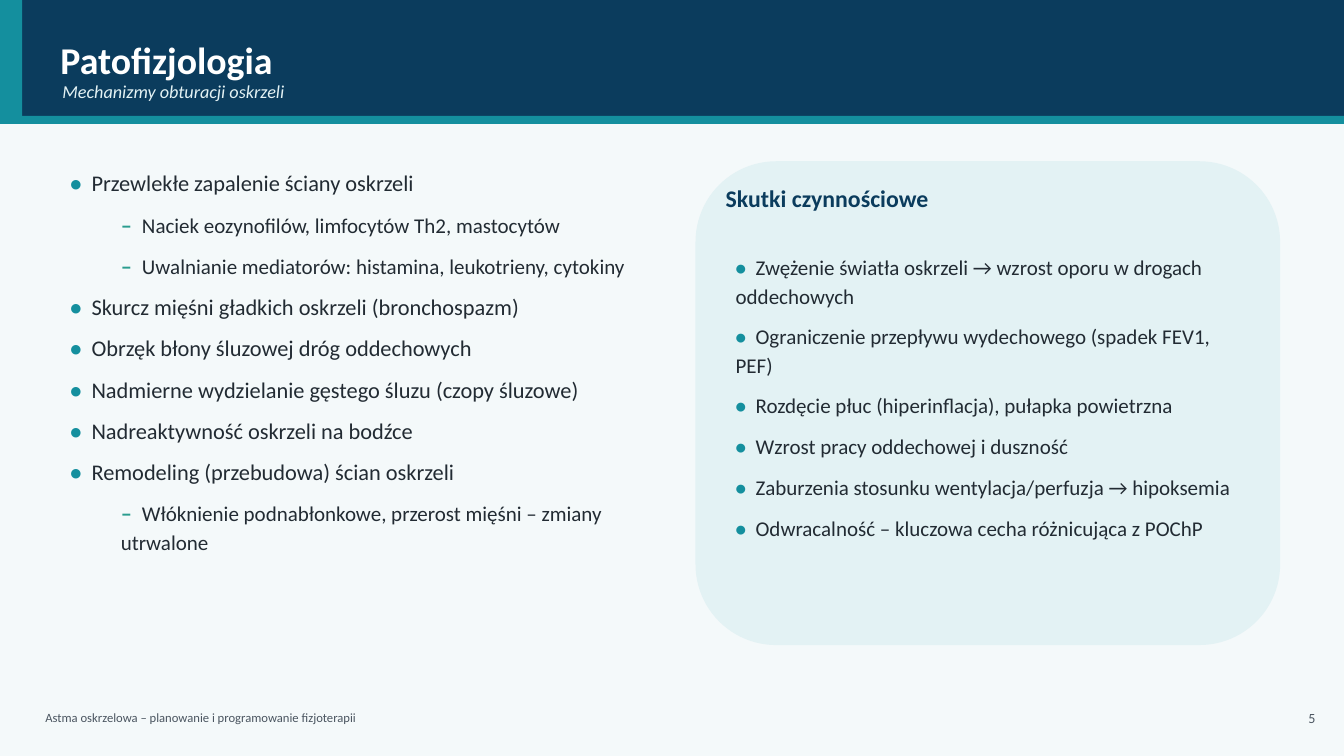
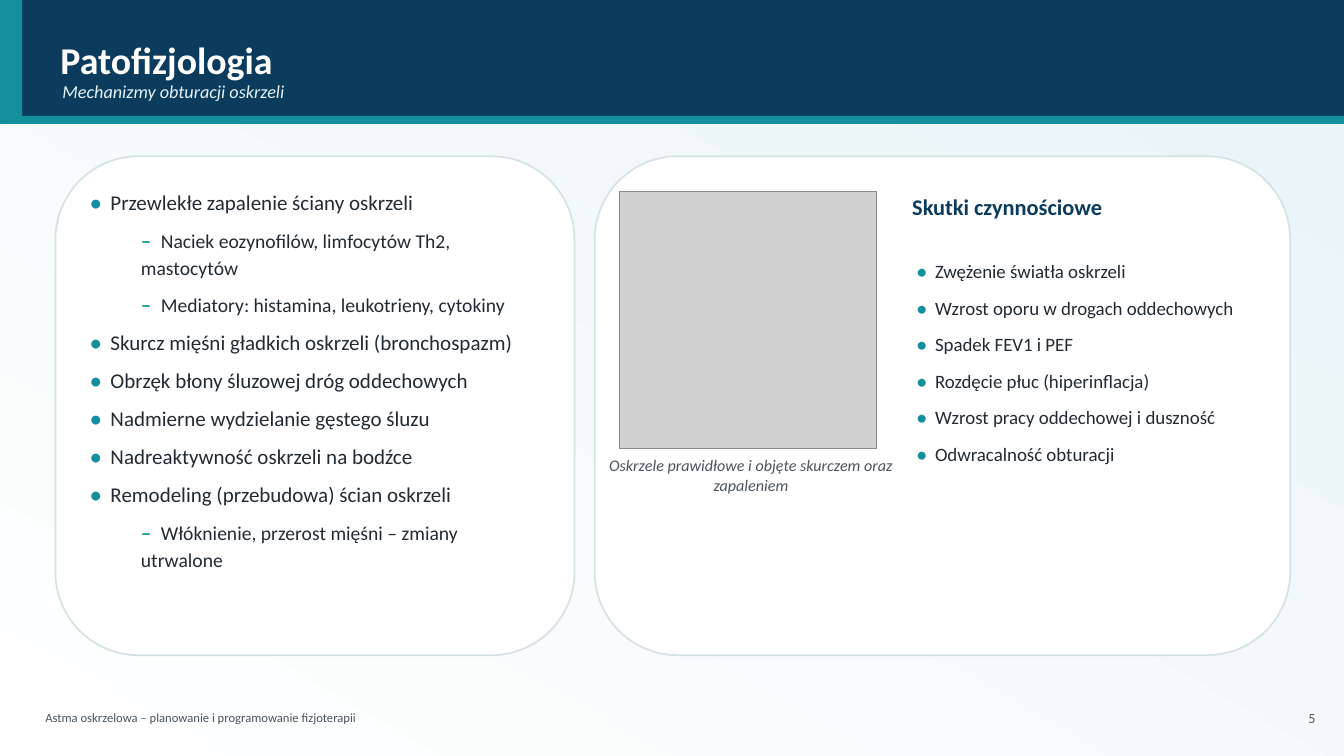
Before and after one commit to ernestkurdziel-max/eqwdfqae, a slide deck: slide 6 of Astma_oskrzelowa_fizjoterapia_prezentacja.pptx. Drawn at 1344x756 pixels with LibreOffice and Linux fonts; fonts in the diff are those of the drawing; grey boxes stand for pictures. Boxes give left, top, right and bottom in pixels: in the first picture for what was removed or moved away, otherwise in the second. Text is boxed around its words. In the diff, an @@ line names an element or a change of style, - is before the commit and + after.

```diff
--- a/Astma_oskrzelowa_fizjoterapia_prezentacja.pptx
+++ b/Astma_oskrzelowa_fizjoterapia_prezentacja.pptx
@@ background #F4F9FA to #FFFFFF @@
@@ rectangle added at bbox=[0, 0, 1344, 756], fill gradient #FFFFFF to #E8F4F6 @@
@@ rounded rectangle added at bbox=[55, 156, 575, 655], fill #FFFFFF, outline #D5E3E6 1.25 pt @@
@@ rounded rectangle: place and size @@
-rounded rectangle at bbox=[696, 161, 1280, 645]
+rounded rectangle at bbox=[595, 156, 1291, 655]
@@ rounded rectangle at bbox=[595, 156, 1291, 655]: fill #E3F2F4 to #FFFFFF; outline none to #D5E3E6 1.25 pt @@
@@ text "• Przewlekłe zapalenie ściany oskrzeli": place and size @@
-text "• Przewlekłe zapalenie ściany oskrzeli" at bbox=[92, 175, 625, 550]
+text "• Przewlekłe zapalenie ściany oskrzeli" at bbox=[110, 195, 512, 567]
@@ text at bbox=[110, 195, 512, 506]: size 16 to 15 pt in "• Przewlekłe zapalenie ściany oskrzeli", "–", "• Skurcz mięśni gładkich oskrzeli (bronchospazm)", "• Obrzęk błony śluzowej dróg oddechowych" and 2 more places; size 15 to 14 pt in "Naciek eozynofilów, limfocytów Th2, mastocytów"; less space between paragraphs @@
@@ picture added at bbox=[620, 192, 877, 449] @@
@@ text "Skutki czynnościowe": place and size @@
-text "Skutki czynnościowe" at bbox=[726, 190, 929, 211]
+text "Skutki czynnościowe" at bbox=[912, 199, 1102, 219]
@@ text "Skutki czynnościowe" at bbox=[912, 199, 1102, 219]: size 17 to 16 pt @@
@@ text "• Zwężenie światła oskrzeli": place and size @@
-text "• Zwężenie światła oskrzeli" at bbox=[736, 260, 1230, 540]
+text "• Zwężenie światła oskrzeli" at bbox=[935, 265, 1233, 464]
@@ text at bbox=[935, 265, 1233, 392]: text changed; size 15 to 13.5 pt @@
-• Zwężenie światła oskrzeli → wzrost oporu w drogach oddechowych
-• Ograniczenie przepływu wydechowego (spadek FEV1, PEF)
-• Rozdęcie płuc (hiperinflacja), pułapka powietrzna
+• Zwężenie światła oskrzeli
+• Wzrost oporu w drogach oddechowych
+• Spadek FEV1 i PEF
+• Rozdęcie płuc (hiperinflacja)
@@ text at bbox=[161, 298, 505, 315]: text changed; size 15 to 14 pt @@
-  – Uwalnianie mediatorów: histamina, leukotrieny, cytokiny
+  – Mediatory: histamina, leukotrieny, cytokiny
@@ text at bbox=[110, 411, 429, 430]: text changed; size 16 to 15 pt @@
-• Nadmierne wydzielanie gęstego śluzu (czopy śluzowe)
+• Nadmierne wydzielanie gęstego śluzu
@@ text at bbox=[935, 411, 1215, 428]: size 15 to 13.5 pt in "• Wzrost pracy oddechowej i duszność"; less space between paragraphs @@
@@ text at bbox=[935, 448, 1114, 464]: text changed; size 15 to 13.5 pt @@
-• Zaburzenia stosunku wentylacja/perfuzja → hipoksemia
-• Odwracalność – kluczowa cecha różnicująca z POChP
+• Odwracalność obturacji
@@ text added at bbox=[609, 460, 892, 494], 11.5 pt, text #4A5560, italic @@
+Oskrzele prawidłowe i objęte skurczem oraz zapaleniem
@@ ellipse added at bbox=[1079, 474, 1344, 756], fill #DDEFF1 @@
@@ ellipse added at bbox=[0, 524, 151, 756], fill #E8F5F0 @@
@@ text at bbox=[141, 526, 458, 567]: text changed; size 15 to 14 pt @@
-  – Włóknienie podnabłonkowe, przerost mięśni – zmiany utrwalone
+  – Włóknienie, przerost mięśni – zmiany utrwalone
```
Also in this commit, not shown: 26 other slides changed, 1 slide added, 1 slide removed, 7 other files.
